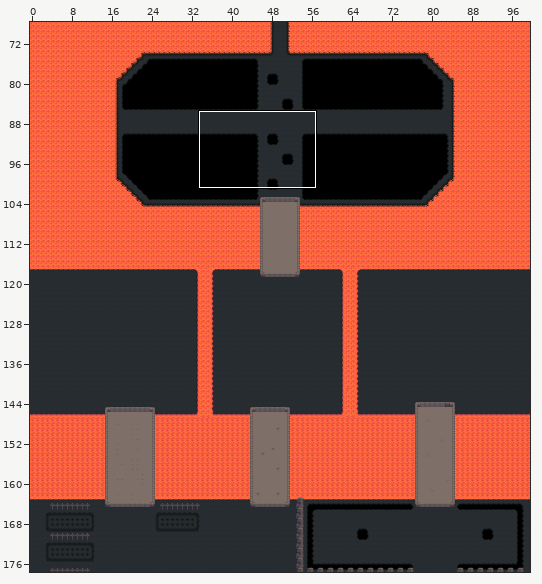
Two versions of a level (Tiled map, resources/maps/inferno.tmx). The first picture is a wide view before the edit; the outline marks the close-up.
Close-up. The starting point:
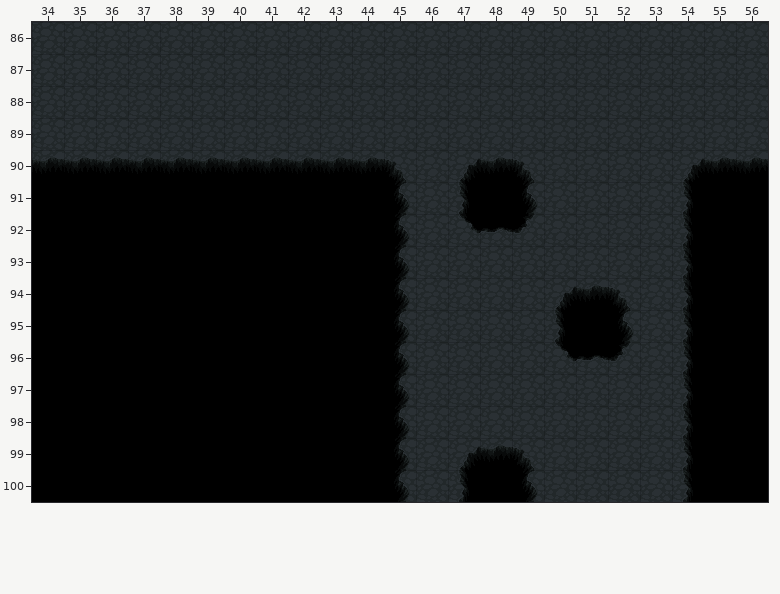
Cells are 32x32 px. Shown: x 34..56, y 86..100.
Now the later version:
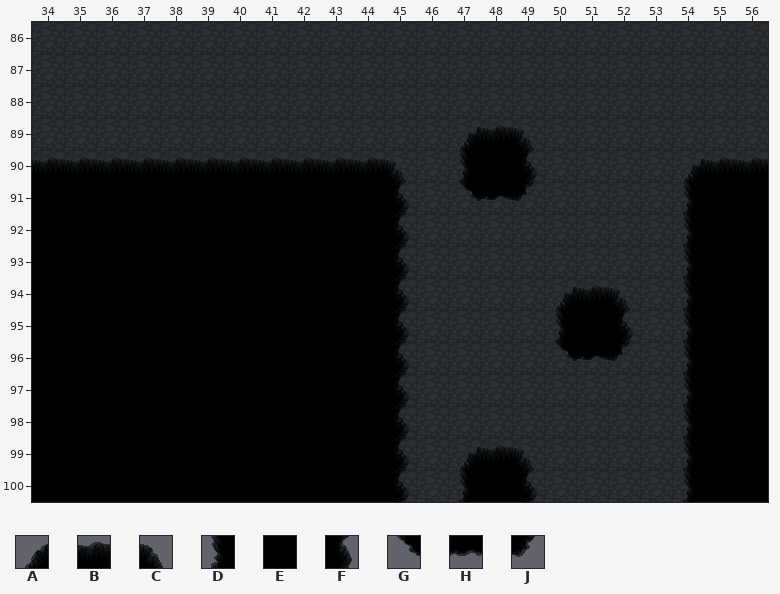
Key: from "base_out_atlas": A 91, B 92, C 93, D 123, E 124, F 125, G 155, H 156, J 157.
_ is an empty cell.
The exact change:
Layer "level0-high":
Tile A is added in row 89 at x 47.
Tile B is added in row 89 at x 48.
Tile C is added in row 89 at x 49.
Tile D replaces tile A in row 90 at x 47.
Tile E replaces tile B in row 90 at x 48.
Tile F replaces tile C in row 90 at x 49.
Tile G replaces tile D in row 91 at x 47.
Tile H replaces tile E in row 91 at x 48.
Tile J replaces tile F in row 91 at x 49.
The author cleared tile G in row 92 at x 47.
The author cleared tile H in row 92 at x 48.
The author cleared tile J in row 92 at x 49.
